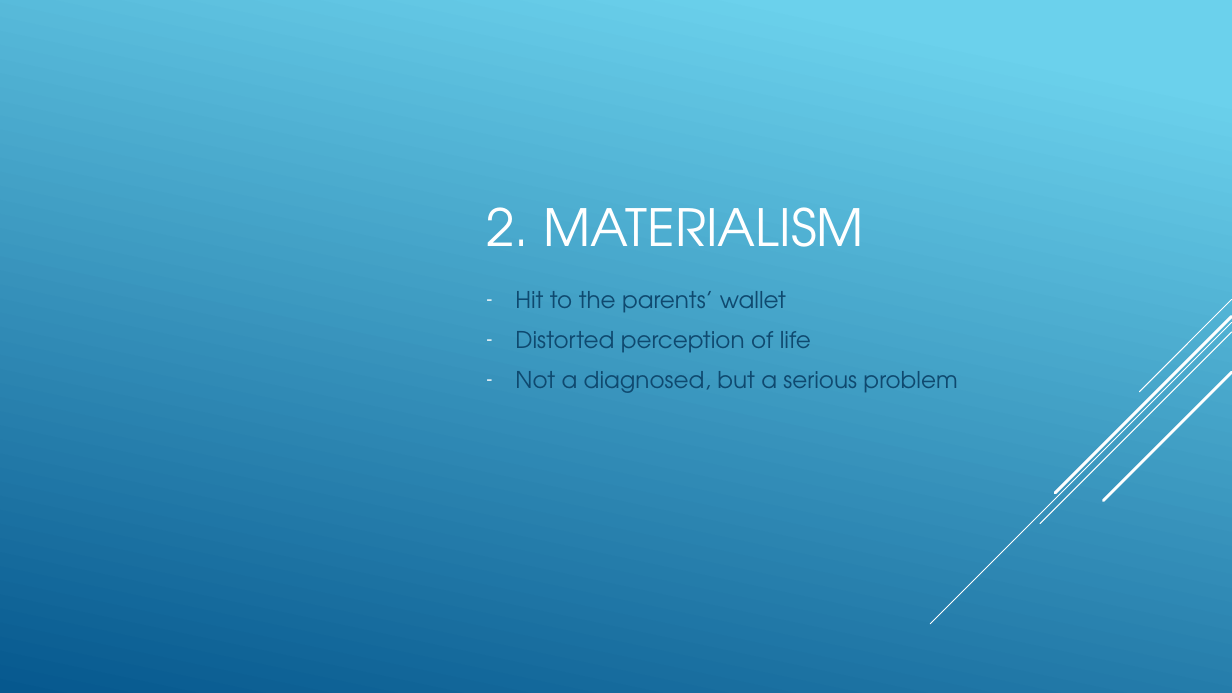
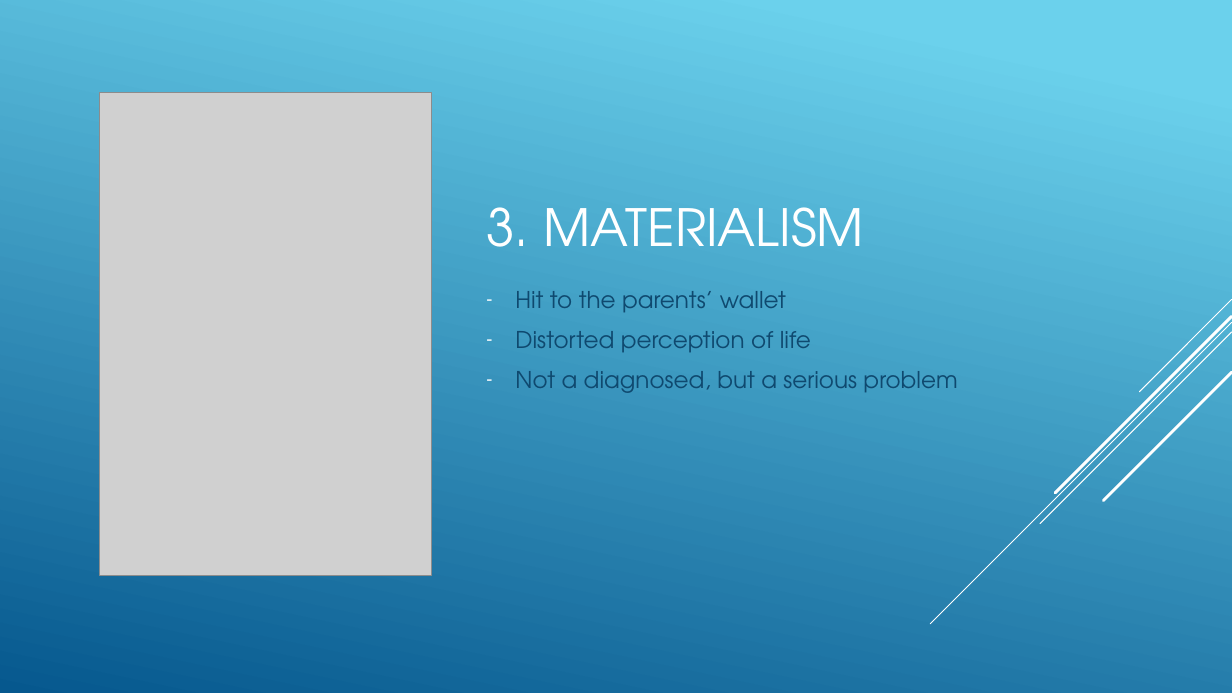
Before and after one commit to robilkot/BSUIR, a slide deck: slide 4 of English/Modern youth problems.pptx (slide 3 before the commit). Drawn at 1232x693 pixels with LibreOffice and Linux fonts; fonts in the diff are those of the drawing; grey boxes stand for pictures. Boxes give left, top, right and bottom in pixels: in the first picture for what was removed or moved away, otherwise in the second. Text is boxed around its words. In the diff, an @@ line names an element or a change of style, - is before the commit and + after.

```diff
--- a/English/Modern youth problems.pptx
+++ b/English/Modern youth problems.pptx
@@ picture added at (100,92,432,576) @@
@@ title at (486,207,863,247): text changed @@
-2. MATERIALISM
+3. MATERIALISM
```
Also in this commit, not shown: 1 other slide changed, 2 slides added, 1 slide removed.
